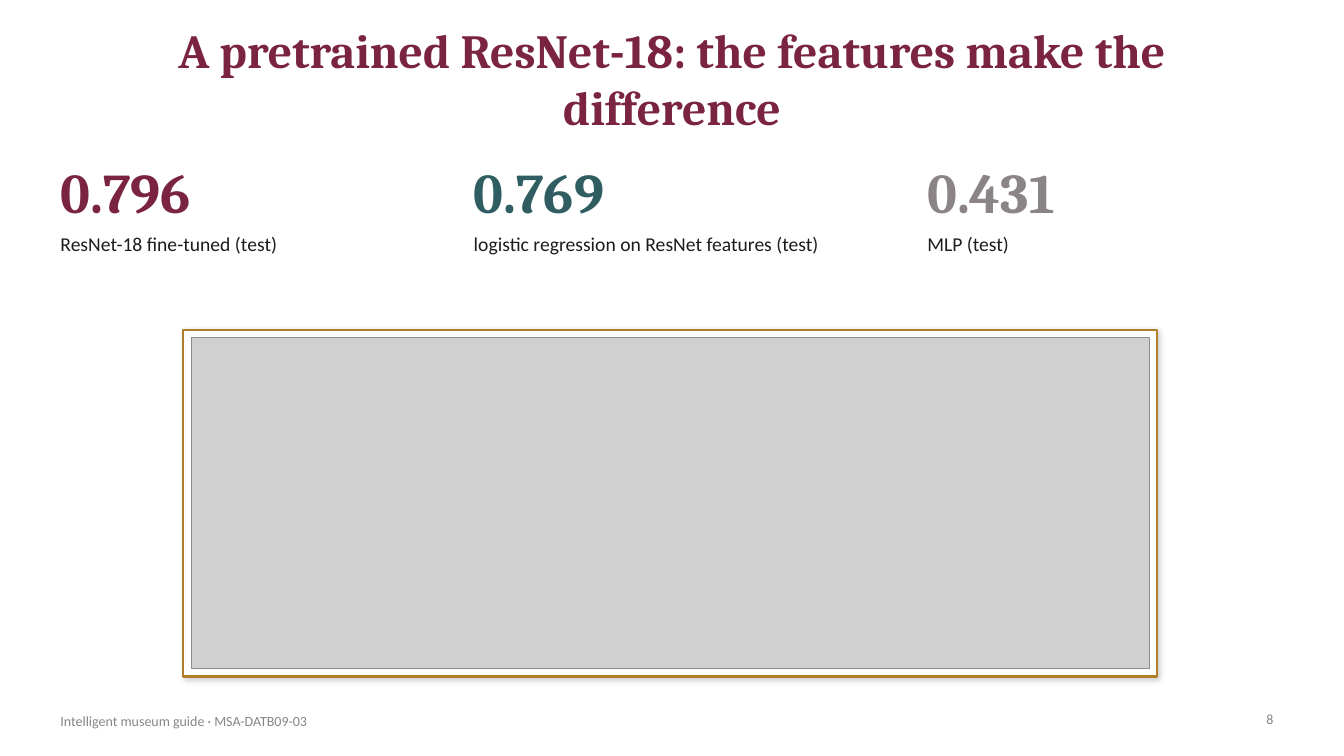
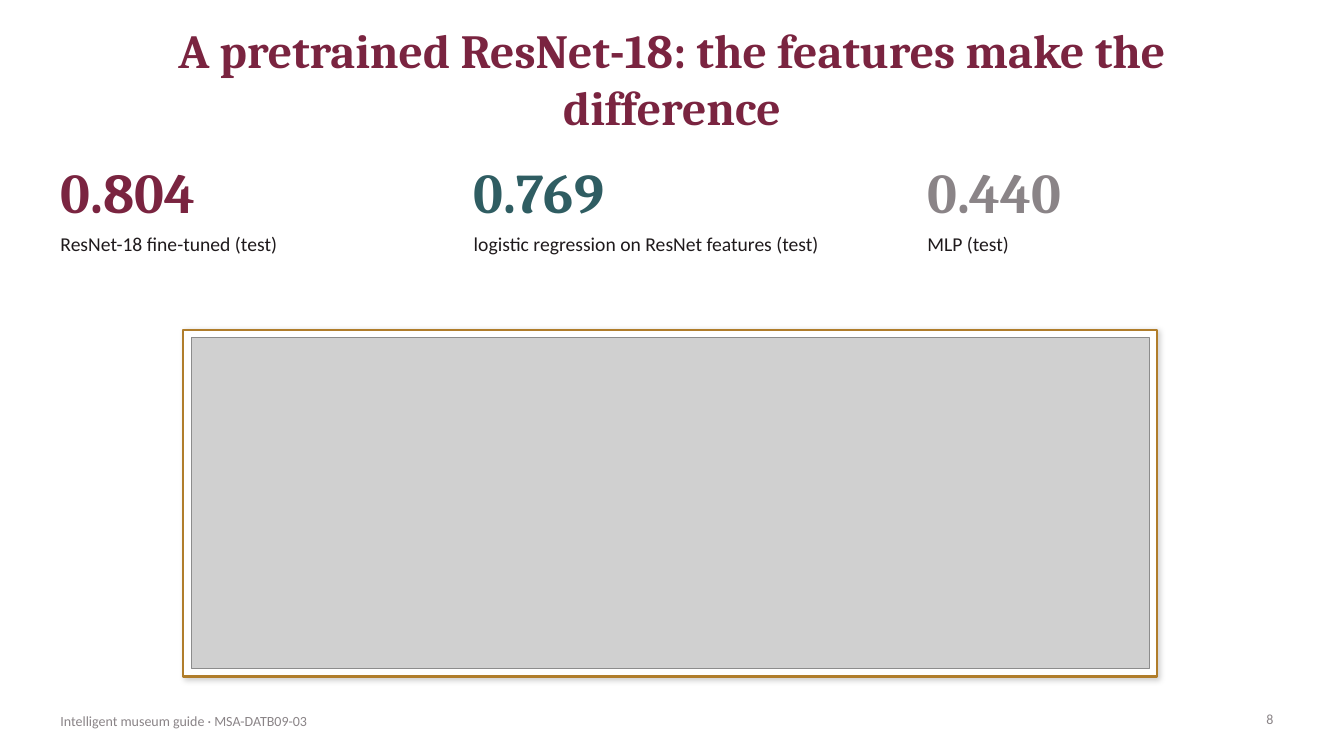
Before and after one commit to ugozchi/nn-deep-learning-foundations, a slide deck: slide 8 of Final Project/presentation/museum_guide.pptx. Drawn at 1344x756 pixels with LibreOffice and Linux fonts; fonts in the diff are those of the drawing; grey boxes stand for pictures. Boxes give left, top, right and bottom in pixels: in the first picture for what was removed or moved away, otherwise in the second. Text is boxed around its words. In the diff, an @@ line names an element or a change of style, - is before the commit and + after.

Commit message:
docs(recommendation): recommend frozen ResNet features with a logistic regression for the kiosks (#29)
* docs(recommendation): compare accuracy, CPU cost and maintenance and recommend frozen ResNet features

* docs(presentation): show the CPU benchmark and the recommendation and update the numbers

* docs: record how much the networks move from one machine to another

```diff
--- a/Final Project/presentation/museum_guide.pptx
+++ b/Final Project/presentation/museum_guide.pptx
@@ text at [60,175,195,214]: text changed @@
-0.796
+0.804
@@ text at [927,175,1061,214]: text changed @@
-0.431
+0.440
```
Also in this commit, not shown: 4 other slides changed, 1 slide added, 1 slide removed, 4 other files.
